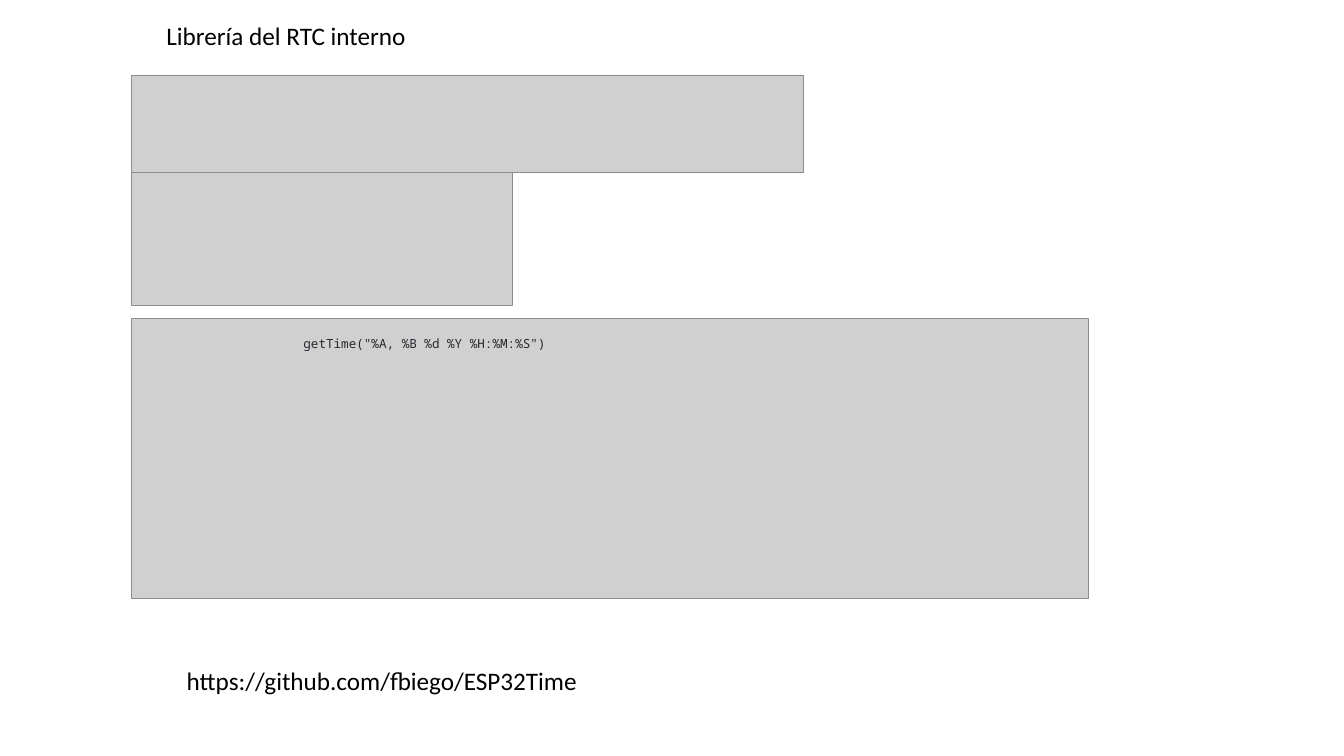
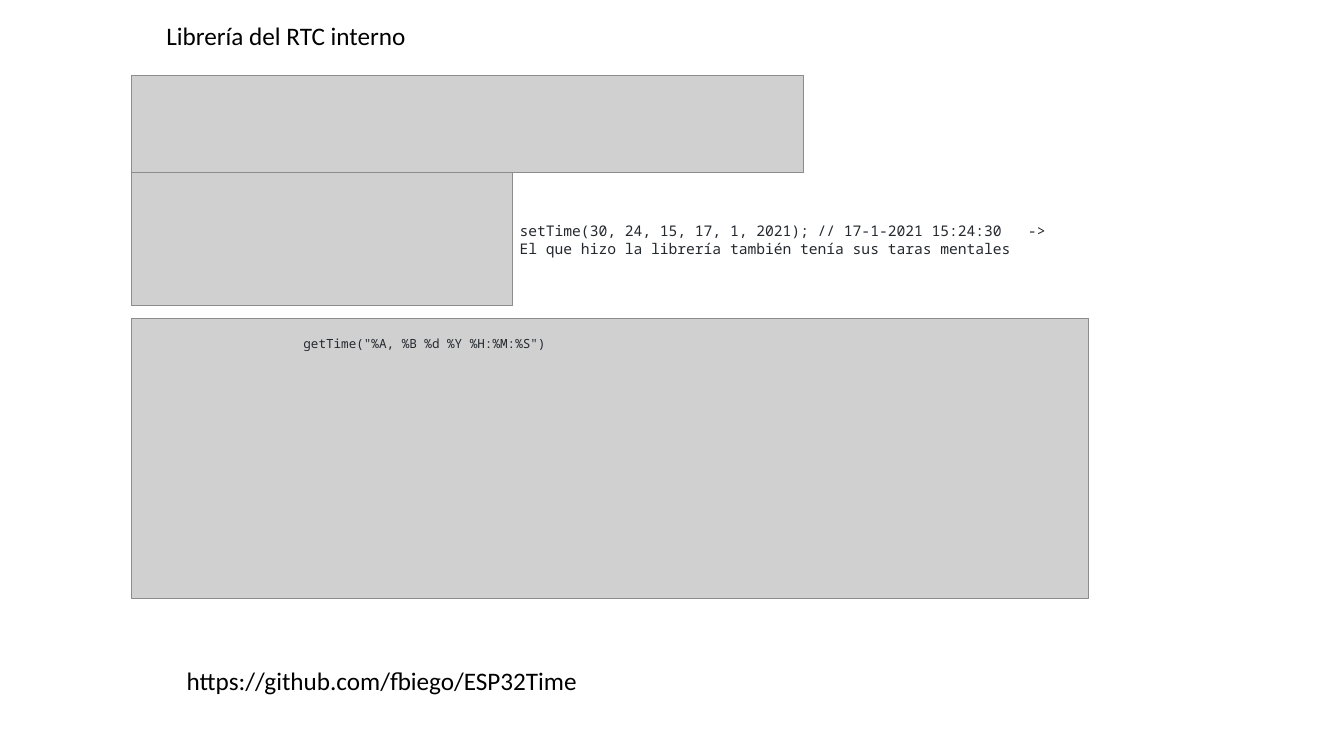
Before and after one commit to CatXD/Invernadero_ESP32, a slide deck: slide 8 of Esquemas.pptx. Drawn at 1344x756 pixels with LibreOffice and Linux fonts; fonts in the diff are those of the drawing; grey boxes stand for pictures. Boxes give left, top, right and bottom in pixels: in the first picture for what was removed or moved away, otherwise in the second. Text is boxed around its words. In the diff, an @@ line names an element or a change of style, - is before the commit and + after.

```diff
--- a/Esquemas.pptx
+++ b/Esquemas.pptx
@@ text added at (x1=520, y1=225, x2=1010, y2=258), 10.5 pt, text #24292F @@
+setTime(30, 24, 15, 17, 1, 2021); // 17-1-2021 15:24:30 -> El que hizo la librería también tenía sus taras mentales
```
Also in this commit, not shown: 3 other slides changed, 19 other files.
